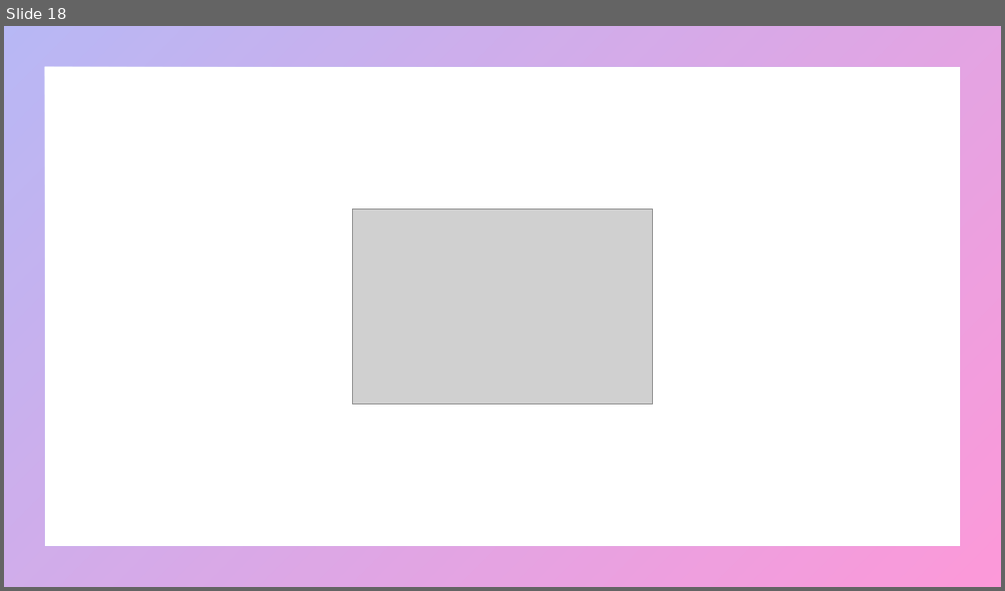
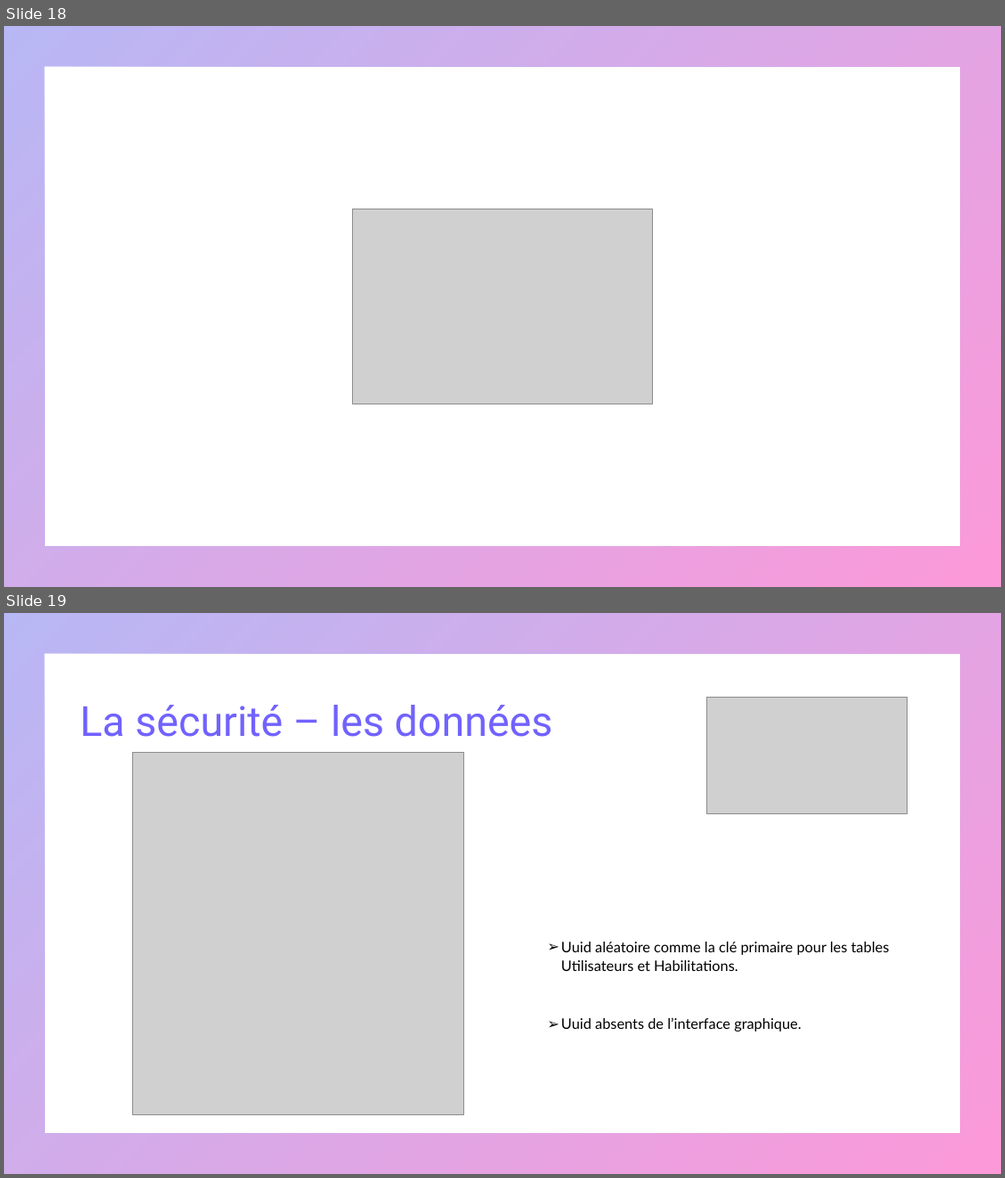
Before and after one commit to mapette/sos_immo_backend, a slide deck: doc/présentation V4.pptx. Shown one above the other, each under a label of ours: slide 18 before the commit, slides 18 and 19 after it. The pictures are 1005x591 and 1005x1178 pixels, drawn with LibreOffice and Linux fonts; fonts in the diff are those of the drawing; grey boxes stand for pictures. Boxes give left, top, right and bottom in pixels: in the first picture for what was removed or moved away, otherwise in the second. Text is boxed around its words. In the diff, an @@ line names an element or a change of style, - is before the commit and + after.

```diff
--- a/doc/présentation V4.pptx
+++ b/doc/présentation V4.pptx
@@ slide 19 added at [4, 613, 1001, 1174], background #FFFFFF; not listed: 1 template element that a slide beside it also shows @@
@@ title added at [80, 705, 553, 737], 40 pt, text gradient #7162FE to #F900A0 @@
+La sécurité – les données
@@ picture added at [707, 698, 907, 813] @@
@@ picture added at [133, 752, 464, 1114] @@
@@ text added at [561, 941, 890, 1031], 14 pt, text #000000 @@
+  ➢ Uuid aléatoire comme la clé primaire pour les tables Utilisateurs et Habilitations.
+  ➢ Uuid absents de l’interface graphique.
```
Also in this commit, not shown: 7 slides changed, 3 other slides added, 2 other files.
